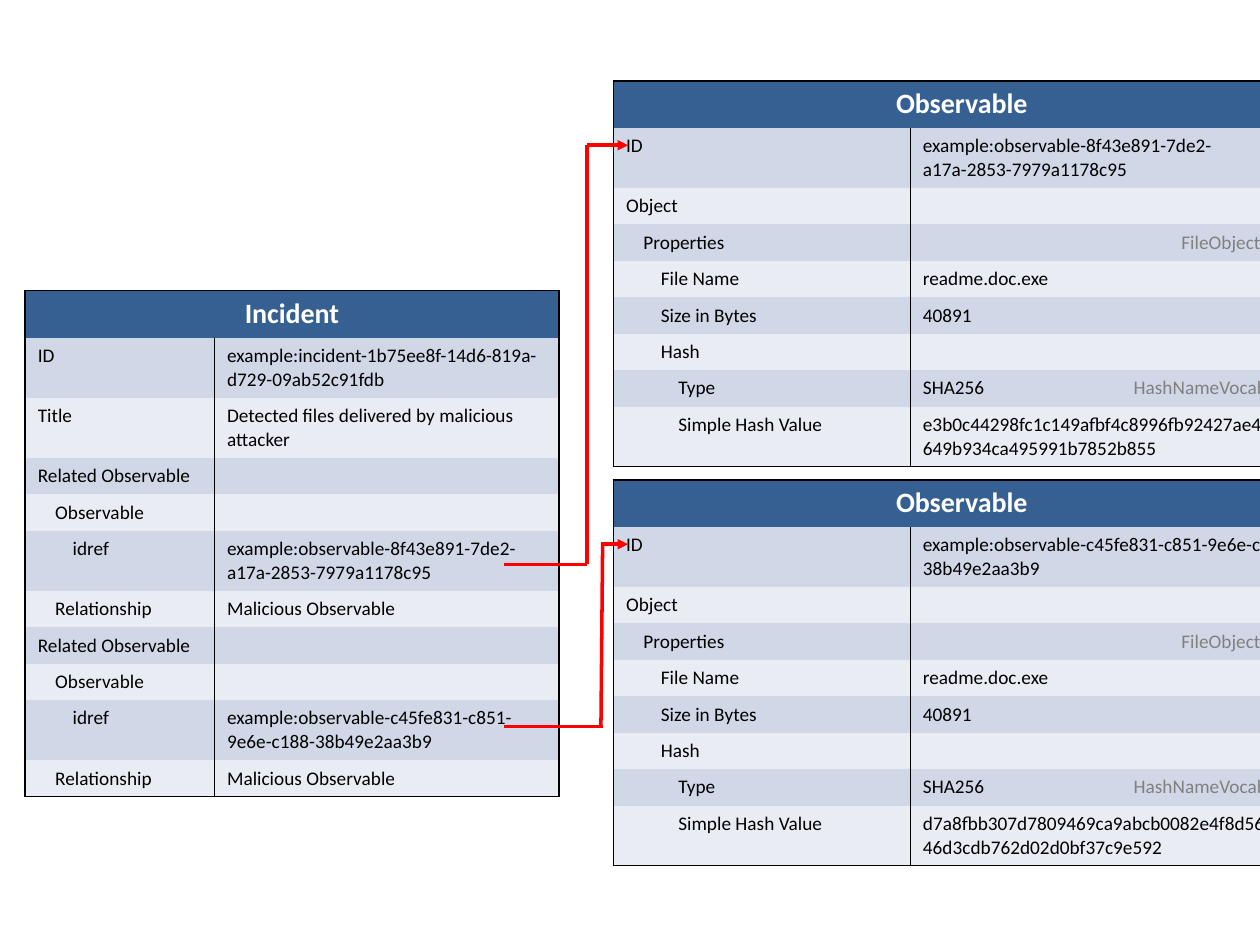
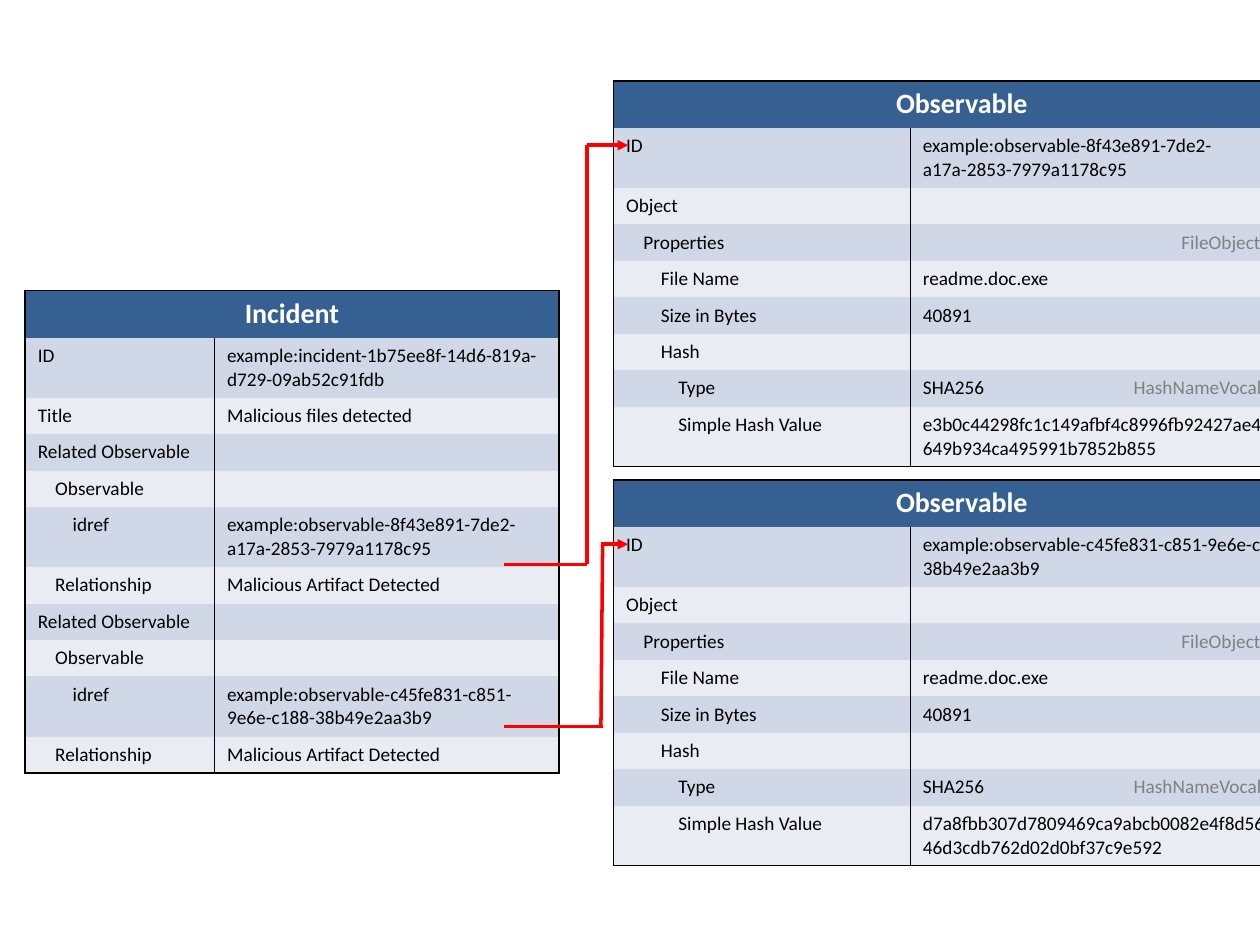
Before and after one commit to STIXProject/stixproject.github.io, a slide deck: slide 1 of idioms/incident/related-observables/diagram.pptx. Drawn at 1260x945 pixels with LibreOffice and Linux fonts; fonts in the diff are those of the drawing. Boxes give left, top, right and bottom in pixels: in the first picture for what was removed or moved away, otherwise in the second. Text is boxed around its words. In the diff, an @@ line names an element or a change of style, - is before the commit and + after.

Commit message:
Changed title to "Malicious files detected" which is more appropriate for such an incident. Added the Title to the XML
"Relationship" on related observables changed to "Malicious Artifact Detected" which seems more appropriate for a relationship between an incident and the malicious files detected. "Malicious Observables" seemed rather redundant on a Related_Observables relationship.

Corrected and tweaked the language in a few places.

```diff
--- a/idioms/incident/related-observables/diagram.pptx
+++ b/idioms/incident/related-observables/diagram.pptx
@@ table at [25, 291, 558, 768] @@
-row 3, column 2: Detected files delivered by malicious attacker
+row 3, column 2: Malicious files detected
-row 7, column 2: Malicious Observable
+row 7, column 2: Malicious Artifact Detected
-row 11, column 2: Malicious Observable
+row 11, column 2: Malicious Artifact Detected
```
Also in this commit, not shown: 4 other files.
